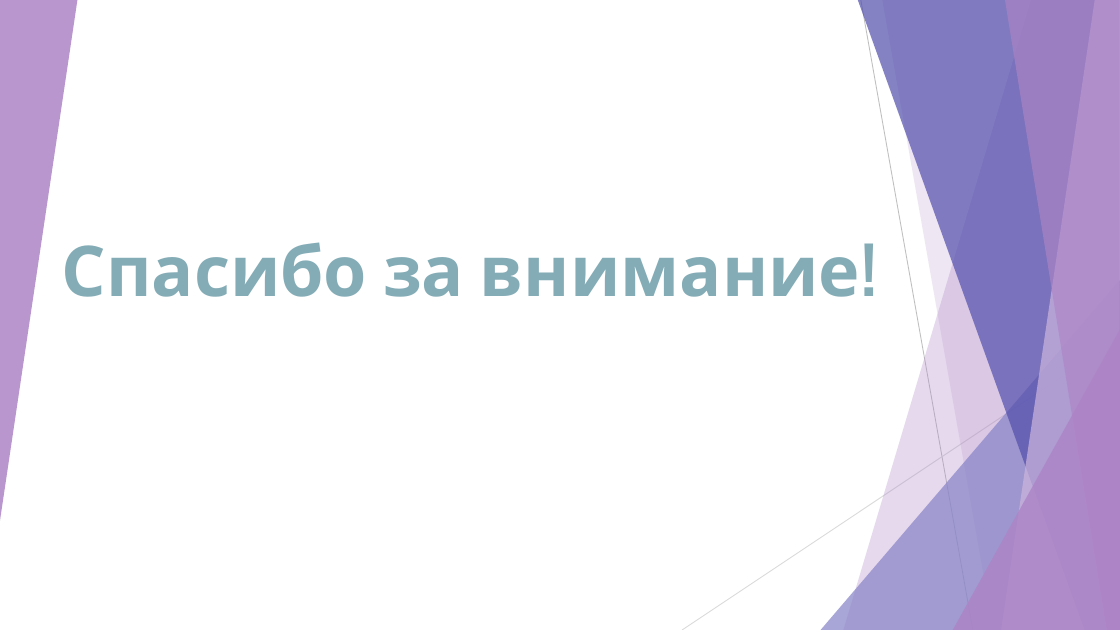
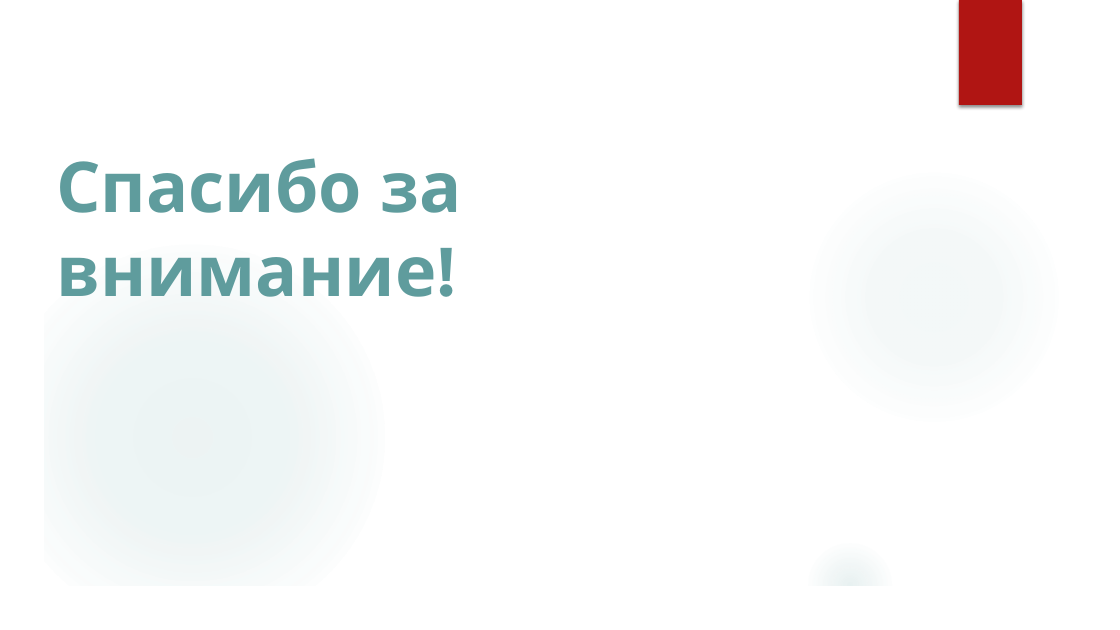
Before and after one commit to nefir2/kur, a slide deck: slide 14 of well, this is mine/presentation/remake to mine presentation/presentation.pptx. Drawn at 1120x630 pixels with LibreOffice and Linux fonts; fonts in the diff are those of the drawing; background and template pictures are left out. Boxes give left, top, right and bottom in pixels: in the first picture for what was removed or moved away, otherwise in the second. Text is boxed around its words. In the diff, an @@ line names an element or a change of style, - is before the commit and + after.

```diff
--- a/well, this is mine/presentation/remake to mine presentation/presentation.pptx
+++ b/well, this is mine/presentation/remake to mine presentation/presentation.pptx
@@ group removed at (0, 0, 1120, 630): 5 freeform shapes, 3 triangles, 2 lines @@
@@ group added at (0, 0, 1120, 630): 3 ellipses, 1 freeform shape @@
@@ rectangle added at (959, 0, 1022, 105), fill #B01513 @@
@@ title "Спасибо за внимание!" at (56, 158, 461, 297): font Cabin to League Spartan, text colour gradient #3A5B63 to #84ACB6 to #B5CDD3 to gradient #304E4E to #5F9C9D to #9FC4C5; alignment right to left @@
```
Also in this commit, not shown: 13 other slides changed, 1 other file.
